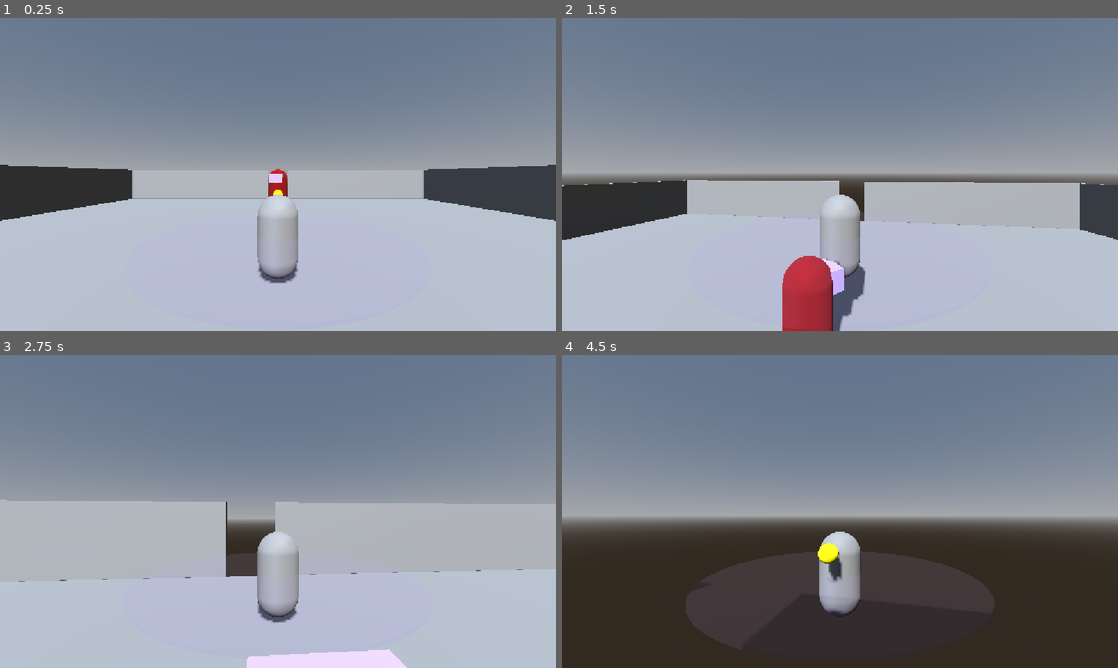
Above: before the commit, frames 1-4 (two rows, left to right).
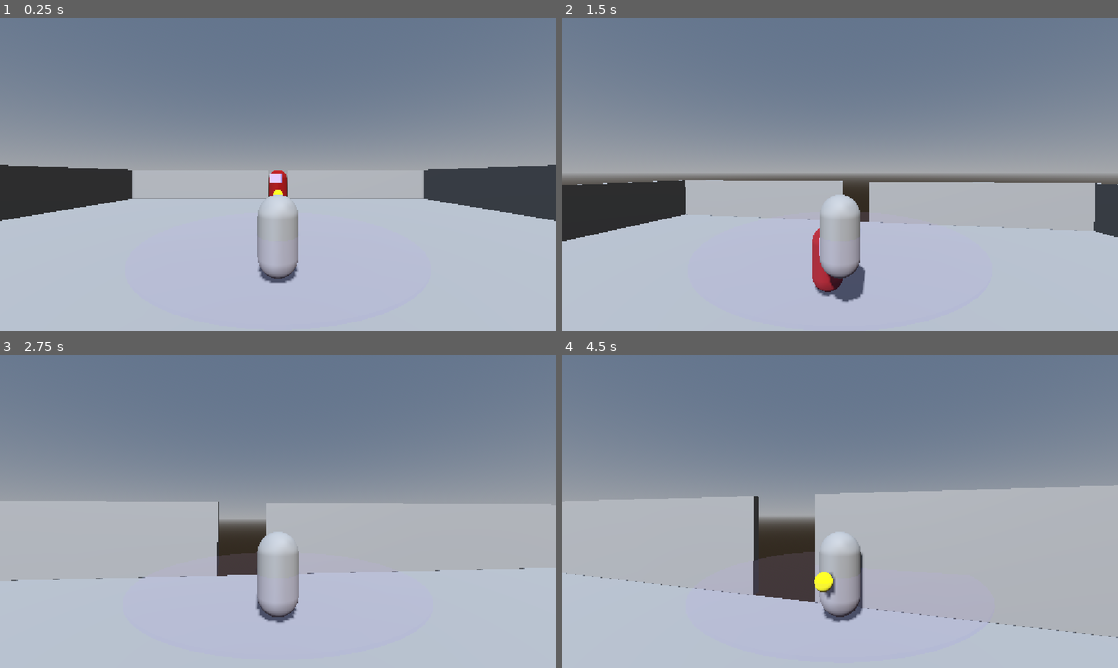
Above: after the commit, the same moments.

Repository: jaimesworks/SecondTryInGameMaking
Game: Godot game, scene res://Scenes/world.tscn
Same seed, same stepped clock (60 frames per second), same inputs: the game is played once before the commit and once after it.
Inputs (mouse positions are in pixels of both pictures, inside the frame that each line leads up to):
- Up to frame 1 (0.25 s): no input
- Up to frame 2 (1.5 s): tap Enter (ui_accept) at 0.5 s; move the mouse to (867, 174) at 0.52 s; hold W (move_forward) from 0.53 s (still down); tap Space (jump) at 0.77 s; move the mouse to (812, 174) at 1.27 s
- Up to frame 3 (2.75 s): keep holding W (move_forward); tap Space (jump) at 1.52 s; move the mouse to (289, 505) at 2.02 s
- Up to frame 4 (4.5 s): keep holding W (move_forward); move the mouse to (834, 517) at 2.77 s; tap Space (jump) at 3.02, 3.77 s; move the mouse to (878, 514) at 3.52 s; tap P (debug_key) at 4.15 s; move the mouse to (795, 508) at 4.27 s

The runs differ from the first frame. In frame 1, less than 0.1% of the frame differs, in the area x 48-52%, y 48-58%; in frame 2, 3.2%; in frame 3, 2.0%; in frame 4, 48%, in the area x 0-100%, y 41-100%.

Commit message:
Añadido sistema de rarezas y niveles de modificadores

Diff:
--- /dev/null
+++ b/Data/Modifiers/area_modifier.tres
@@ -0,0 +1,11 @@
+[gd_resource type="Resource" script_class="ModifierData" format=3 uid="uid://b0oxo1fmnlicg"]
+
+[ext_resource type="Script" uid="uid://8670v2skp8g8" path="res://Scripts/Modifiers/modifier_data.gd" id="1_mru23"]
+
+[resource]
+script = ExtResource("1_mru23")
+display_name = "Gordura"
+stat_to_upgrade = 2
+base_bonus = 0.05
+max_level = 5
+metadata/_custom_type_script = "uid://8670v2skp8g8"
--- /dev/null
+++ b/Data/Modifiers/attack_speed_modifier.tres
@@ -0,0 +1,11 @@
+[gd_resource type="Resource" script_class="ModifierData" format=3 uid="uid://d0mp7rfitxpgd"]
+
+[ext_resource type="Script" uid="uid://8670v2skp8g8" path="res://Scripts/Modifiers/modifier_data.gd" id="1_bemtn"]
+
+[resource]
+script = ExtResource("1_bemtn")
+display_name = "Precoz"
+stat_to_upgrade = 1
+base_bonus = 0.05
+max_level = 5
+metadata/_custom_type_script = "uid://8670v2skp8g8"
--- /dev/null
+++ b/Data/Modifiers/damage_modifier.tres
@@ -0,0 +1,10 @@
+[gd_resource type="Resource" script_class="ModifierData" format=3 uid="uid://dgsota3spare0"]
+
+[ext_resource type="Script" uid="uid://8670v2skp8g8" path="res://Scripts/Modifiers/modifier_data.gd" id="1_ienhw"]
+
+[resource]
+script = ExtResource("1_ienhw")
+display_name = "Fuerza"
+base_bonus = 0.05
+max_level = 5
+metadata/_custom_type_script = "uid://8670v2skp8g8"
--- a/Scenes/bullet.tscn
+++ b/Scenes/bullet.tscn
@@ -1,6 +1,6 @@
 [gd_scene format=3 uid="uid://7053kkg5ur8c"]
 
-[ext_resource type="Script" uid="uid://b2dn1hdpteoty" path="res://Scripts/bullet.gd" id="1_xjght"]
+[ext_resource type="Script" uid="uid://b2dn1hdpteoty" path="res://Scripts/WeaponScripts/BulletScripts/bullet.gd" id="1_xjght"]
 
 [sub_resource type="SphereMesh" id="SphereMesh_41pxx"]
 radius = 0.2
--- a/Scenes/enemy.tscn
+++ b/Scenes/enemy.tscn
@@ -1,6 +1,6 @@
 [gd_scene format=3 uid="uid://irpuxp7jcg53"]
 
-[ext_resource type="Script" uid="uid://n21ovi4u7yld" path="res://Scripts/enemy.gd" id="1_1f0kj"]
+[ext_resource type="Script" uid="uid://n21ovi4u7yld" path="res://Scripts/Enemies/enemy.gd" id="1_1f0kj"]
 [ext_resource type="PackedScene" uid="uid://c8apyxns2oqop" path="res://Scenes/models/enemy_model.tscn" id="1_hghv2"]
 [ext_resource type="Script" uid="uid://ydf6wgjiyqtq" path="res://Scripts/Components/HealthComponent.gd" id="3_afpow"]
 
--- a/Scenes/player.tscn
+++ b/Scenes/player.tscn
@@ -3,6 +3,8 @@
 [ext_resource type="Script" uid="uid://dd046bo0vkhmv" path="res://Scripts/player.gd" id="1_v0iea"]
 [ext_resource type="PackedScene" uid="uid://dxn8nppmjyag2" path="res://Scenes/models/basic_model.tscn" id="2_cvnsp"]
 [ext_resource type="Script" uid="uid://ydf6wgjiyqtq" path="res://Scripts/Components/HealthComponent.gd" id="3_6t5aa"]
+[ext_resource type="Script" uid="uid://d5bu4edc31r3" path="res://Scripts/Modifiers/modifier_inventory.gd" id="5_fkybt"]
+[ext_resource type="Resource" uid="uid://d0mp7rfitxpgd" path="res://Data/Modifiers/attack_speed_modifier.tres" id="6_3smsa"]
 [ext_resource type="Script" uid="uid://c7r7vvsj2e1mw" path="res://Scripts/Components/StatsComponent.gd" id="6_x3wgy"]
 
 [sub_resource type="CapsuleShape3D" id="CapsuleShape3D_eyx0u"]
@@ -38,3 +40,8 @@
 [node name="StatsComponent" type="Node" parent="." unique_id=7036078]
 script = ExtResource("6_x3wgy")
 metadata/_custom_type_script = "uid://c7r7vvsj2e1mw"
+
+[node name="ModifierInventory" type="Node" parent="." unique_id=659147737]
+script = ExtResource("5_fkybt")
+debug_modifier = ExtResource("6_3smsa")
+metadata/_custom_type_script = "uid://d5bu4edc31r3"
--- a/Scenes/world.tscn
+++ b/Scenes/world.tscn
@@ -33,6 +33,7 @@
 
 [node name="Enemy" parent="." unique_id=807197159 instance=ExtResource("2_go701")]
 transform = Transform3D(1, 0, 0, 0, 1, 0, 0, 0, 1, 0, 2.1094203, -6.9027185)
+speed = 0.0
 
 [node name="Room" parent="." unique_id=1246481952 instance=ExtResource("3_5a7ea")]
 transform = Transform3D(1, 0, 0, 0, 1, 0, 0, 0, 1, 0, 0.25, 0)
--- a/Scripts/Components/StatsComponent.gd
+++ b/Scripts/Components/StatsComponent.gd
@@ -10,14 +10,6 @@
 	Stat.MOVE_SPEED: 0.0,
 	}
 
-#DEBUJ, quitar
-func _unhandled_input(event: InputEvent) -> void:
-	if event.is_action_pressed("debug_key"):
-		var bonus := 0.2
-		var stat_changed := Stat.ATTACK_SPEED
-		add_bonus(stat_changed, bonus)
-		print("Debug key pressed, changed:", stat_changed, "+", bonus)
-
 func add_bonus(stat: Stat, amount: float) -> void:
 	bonuses[stat] += amount
 
--- /dev/null
+++ b/Scripts/Modifiers/modifier_data.gd
@@ -0,0 +1,7 @@
+extends Resource
+class_name ModifierData
+
+@export var display_name : String
+@export var stat_to_upgrade : StatsComponent.Stat
+@export var base_bonus: float
+@export var max_level: int
--- /dev/null
+++ b/Scripts/Modifiers/modifier_inventory.gd
@@ -0,0 +1,29 @@
+extends Node
+class_name ModifierInventory
+
+@export var max_slots := 4
+var levels := {}
+@onready var stats_component : StatsComponent = get_parent().get_node("StatsComponent")
+
+#DEBUG, quitar
+@export var debug_modifier: ModifierData
+func _unhandled_input(event: InputEvent) -> void:
+	if event.is_action_pressed("debug_key"):
+		upgrade(debug_modifier, Rarity.Tier.values().pick_random())
+
+func can_upgrade(modifier: ModifierData) -> bool :
+	if levels.has(modifier) :
+		return levels[modifier] < modifier.max_level
+	return levels.size() < max_slots
+
+func upgrade(modifier: ModifierData, tier : Rarity.Tier) -> bool:
+	if !can_upgrade(modifier):
+		return false
+	if !levels.has(modifier):
+		levels[modifier] = 1
+	else :
+		levels[modifier] += 1
+	var bonus :float = modifier.base_bonus * Rarity.MULTIPLIERS[tier]
+	stats_component.add_bonus(modifier.stat_to_upgrade, bonus)
+	print("Modifier: ",modifier.display_name, " Level: ", levels[modifier], " UpgradeRarity: ", Rarity.Tier.keys()[tier], " Bonus: ", bonus)
+	return true
--- /dev/null
+++ b/Scripts/Shared/RarityClass.gd
@@ -0,0 +1,11 @@
+extends RefCounted
+class_name Rarity
+
+enum Tier {COMMON, UNCOMMON, RARE, EPIC, LEGENDARY}
+const MULTIPLIERS := {
+	Tier.COMMON: 1.0,
+	Tier.UNCOMMON: 2.0,
+	Tier.RARE: 3.0,
+	Tier.EPIC: 4.0,
+	Tier.LEGENDARY: 5.0
+}
Renamed: Scripts/enemy.gd -> Scripts/Enemies/enemy.gd
Renamed: Scripts/enemy.gd.uid -> Scripts/Enemies/enemy.gd.uid
Not shown, added: Scripts/Modifiers/modifier_data.gd.uid
Not shown, added: Scripts/Modifiers/modifier_inventory.gd.uid
Not shown, added: Scripts/Shared/RarityClass.gd.uid
Renamed: Scripts/bullet.gd -> Scripts/WeaponScripts/BulletScripts/bullet.gd
Renamed: Scripts/bullet.gd.uid -> Scripts/WeaponScripts/BulletScripts/bullet.gd.uid
